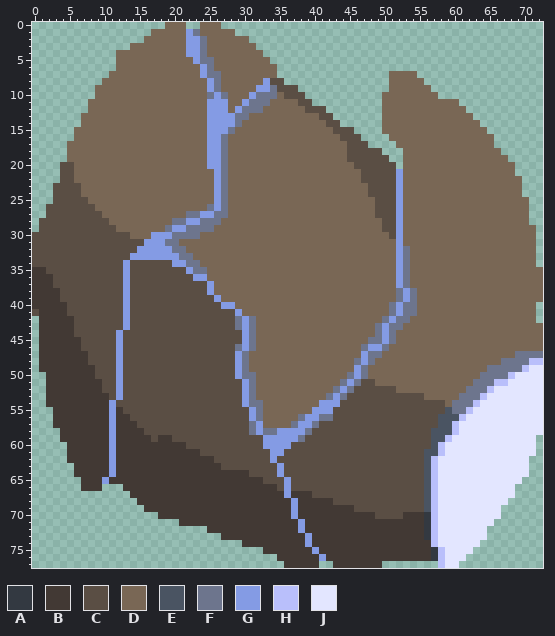
One commit to this sprite sheet: Assets/Art/R_UpArm.png. The picture above was drawn from the file before the commit.
The file is 73x78 pixels.
Palette (. is transparent): A #333941  B #423934  C #5a4e44  D #796755  E #4a5462  F #6d758d  G #849be4  H #b9bffb  J #e3e6ff
And afterwards:
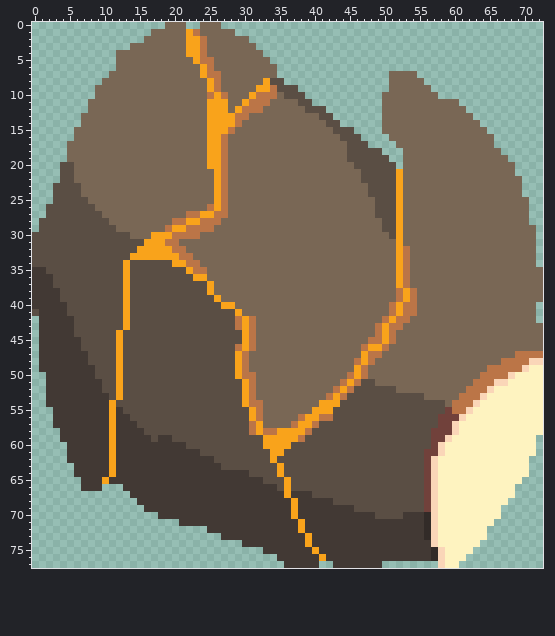
From old to new:
{"colour":"A","old":"#333941","new":"#322b28"}
{"colour":"E","old":"#4a5462","new":"#71413b"}
{"colour":"F","old":"#6d758d","new":"#bb7547"}
{"colour":"G","old":"#849be4","new":"#f9a31b"}
{"colour":"H","old":"#b9bffb","new":"#fad6b8"}
{"colour":"J","old":"#e3e6ff","new":"#fef3c0"}
